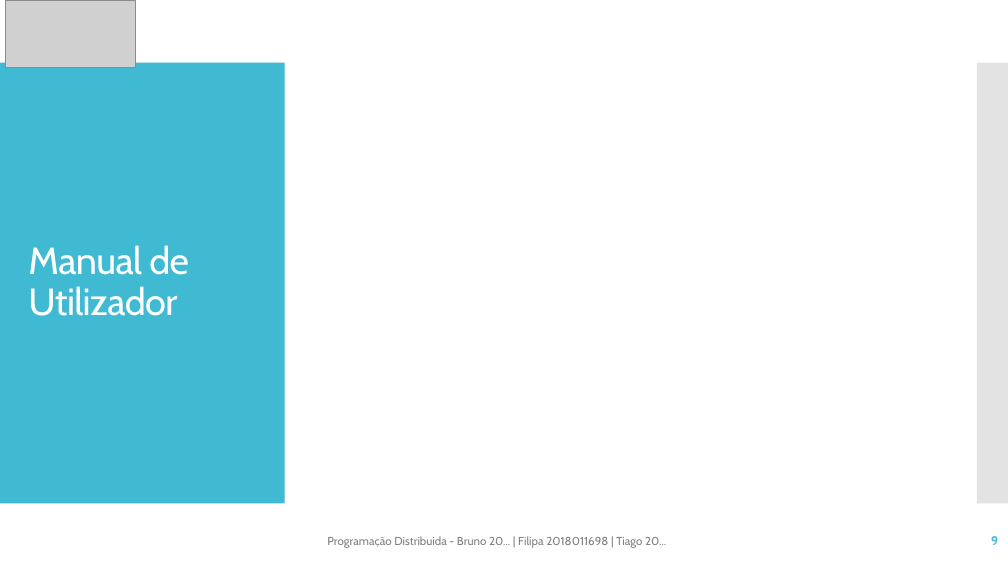
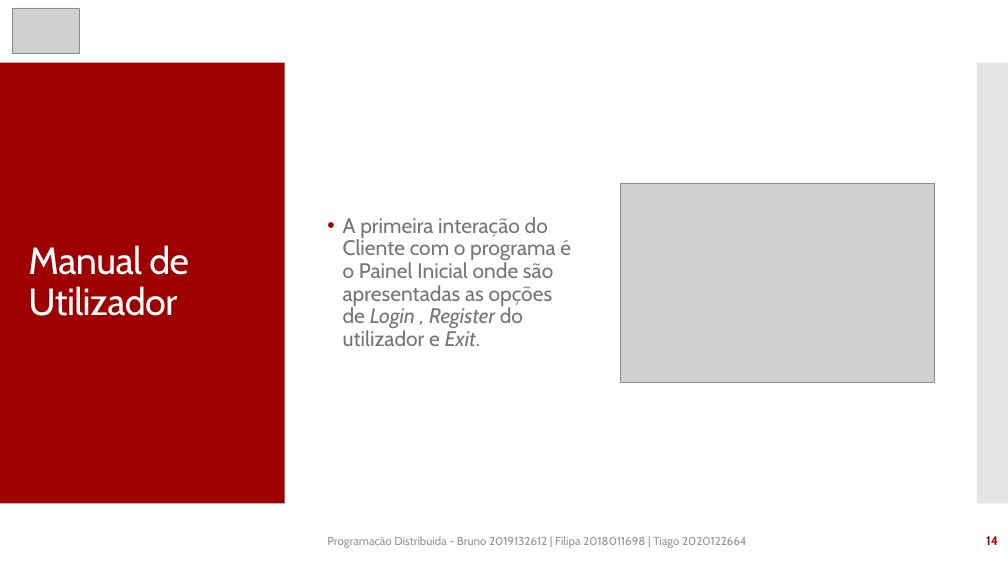
Before and after one commit to tfig-dev/eventsManager_PD, a slide deck: slide 14 of Trabalho_Pratico_Meta_1.pptx (slide 9 before the commit). Drawn at 1008x567 pixels with LibreOffice and Linux fonts; fonts in the diff are those of the drawing; grey boxes stand for pictures. Boxes give left, top, right and bottom in pixels: in the first picture for what was removed or moved away, otherwise in the second. Text is boxed around its words. In the diff, an @@ line names an element or a change of style, - is before the commit and + after.

```diff
--- a/Trabalho_Pratico_Meta_1.pptx
+++ b/Trabalho_Pratico_Meta_1.pptx
@@ picture removed at box(6, 0, 136, 68) @@
@@ picture added at box(12, 8, 79, 53) @@
@@ rectangle at box(0, 63, 285, 504): fill #40BAD2 to #9E0000 @@
@@ picture added at box(621, 184, 935, 383) @@
@@ text added at box(343, 217, 571, 346), 20 pt, text #757575 @@
+• A primeira interação do Cliente com o programa é o Painel Inicial onde são apresentadas as opções de Login , Register do utilizador e Exit.
@@ text at box(327, 536, 747, 548): text changed; text colour #808080 to #949494 @@
-Programação Distribuida - Bruno 20... | Filipa 2018011698 | Tiago 20...
+Programação Distribuida - Bruno 2019132612 | Filipa 2018011698 | Tiago 2020122664
@@ page number at box(986, 536, 998, 545): text changed; text colour #40BAD2 to #9E0000 @@
-9
+14
```
Also in this commit, not shown: 8 other slides changed, 13 slides added, 1 other file.
